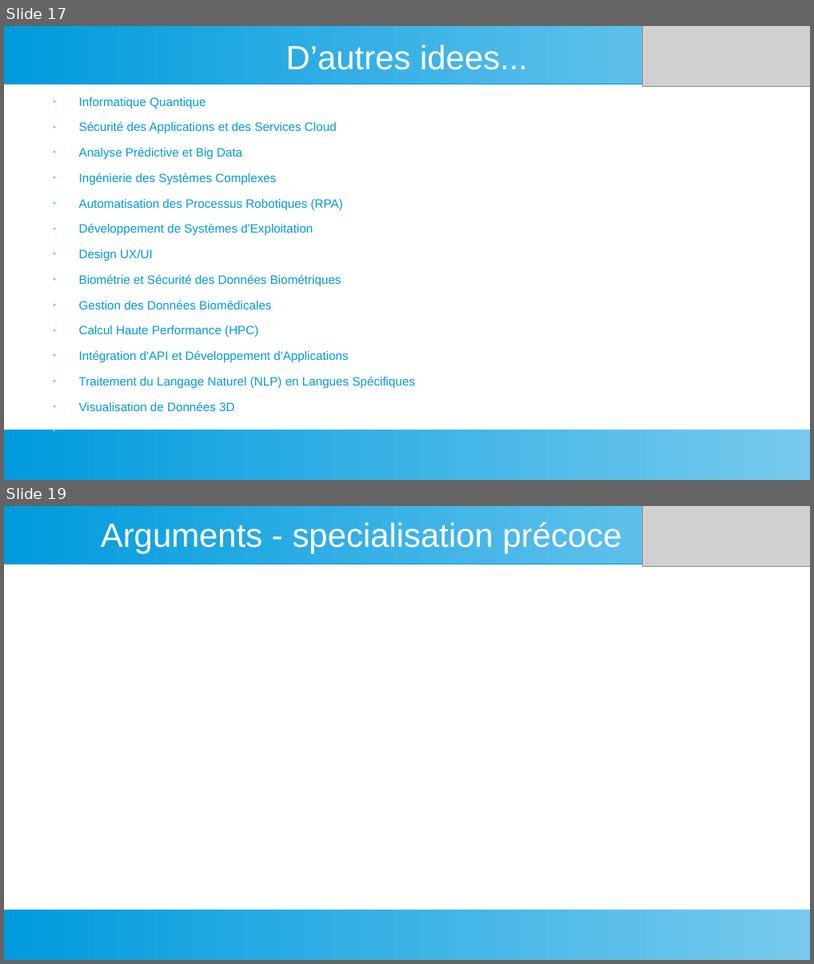
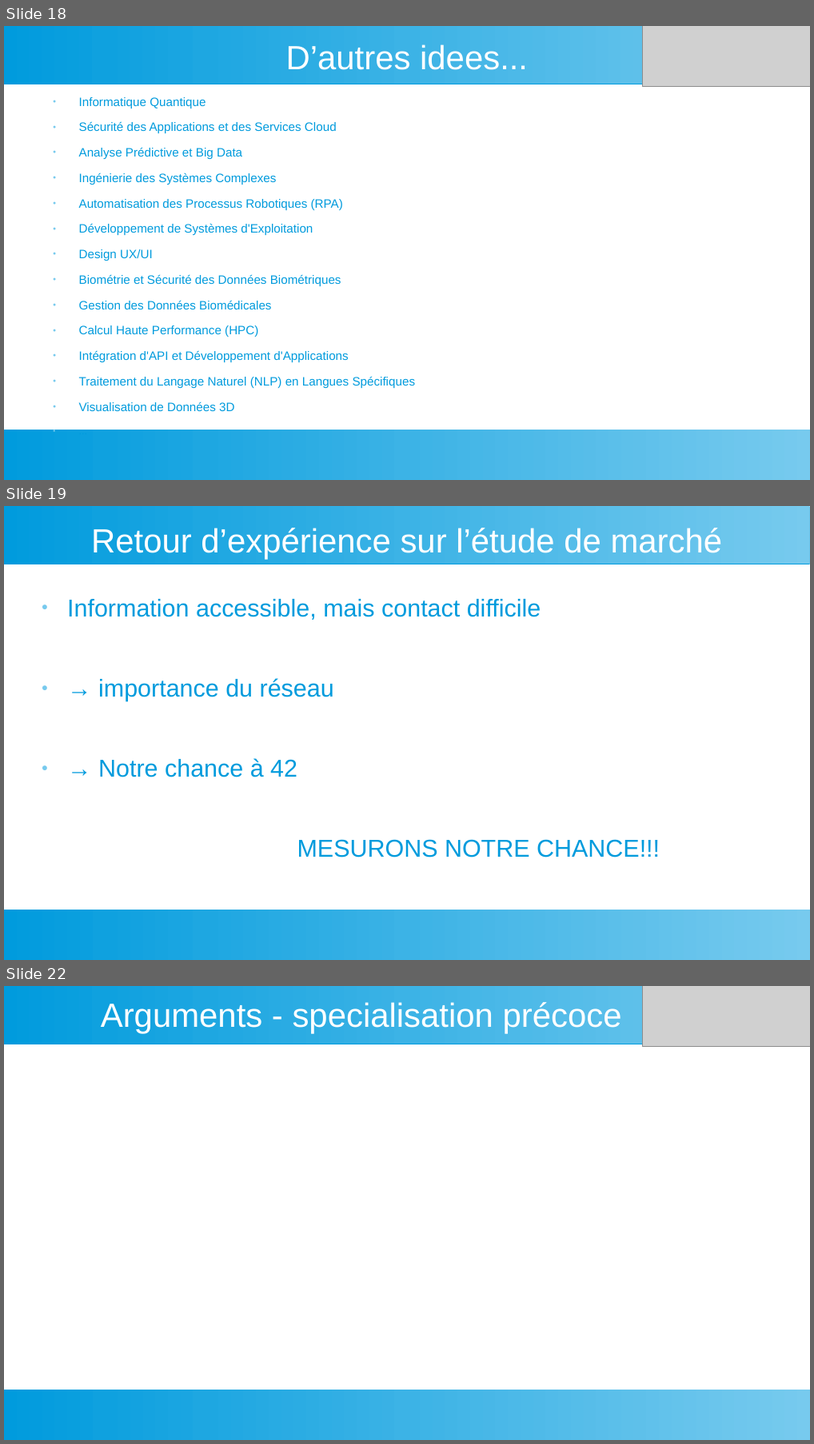
Before and after one commit to dansylvain/market_study_pres00, a slide deck: presentation specialisation pro.odp. Shown one above the other, each under a label of ours: slides 17 and 19 before the commit, slides 18, 19 and 22 after it; the slides between them are not shown. The pictures are 814x964 and 814x1444 pixels, drawn with LibreOffice and Linux fonts; fonts in the diff are those of the drawing; grey boxes stand for pictures. Boxes give left, top, right and bottom in pixels: in the first picture for what was removed or moved away, otherwise in the second. Text is boxed around its words. In the diff, an @@ line names an element or a change of style, - is before the commit and + after.

```diff
--- a/presentation specialisation pro.odp
+++ b/presentation specialisation pro.odp
@@ slide 19 added at bbox=[4, 506, 810, 960], background #FFFFFF; not listed: 2 template elements that a slide beside it also shows @@
@@ title added at bbox=[91, 528, 723, 560], 33 pt, text #FFFFFF @@
+Retour d’expérience sur l’étude de marché
@@ text added at bbox=[67, 599, 660, 857], 24 pt, text #009BDD @@
+● Information accessible, mais contact difficile
+● → importance du réseau
+● → Notre chance à 42
+MESURONS NOTRE CHANCE!!!
@@ what was slide 17 is now slide 18 @@
@@ what was slide 19 is now slide 22 @@
```
Also in this commit, not shown: 4 slides changed, 3 other slides added, 1 slide removed, 1 other file.
